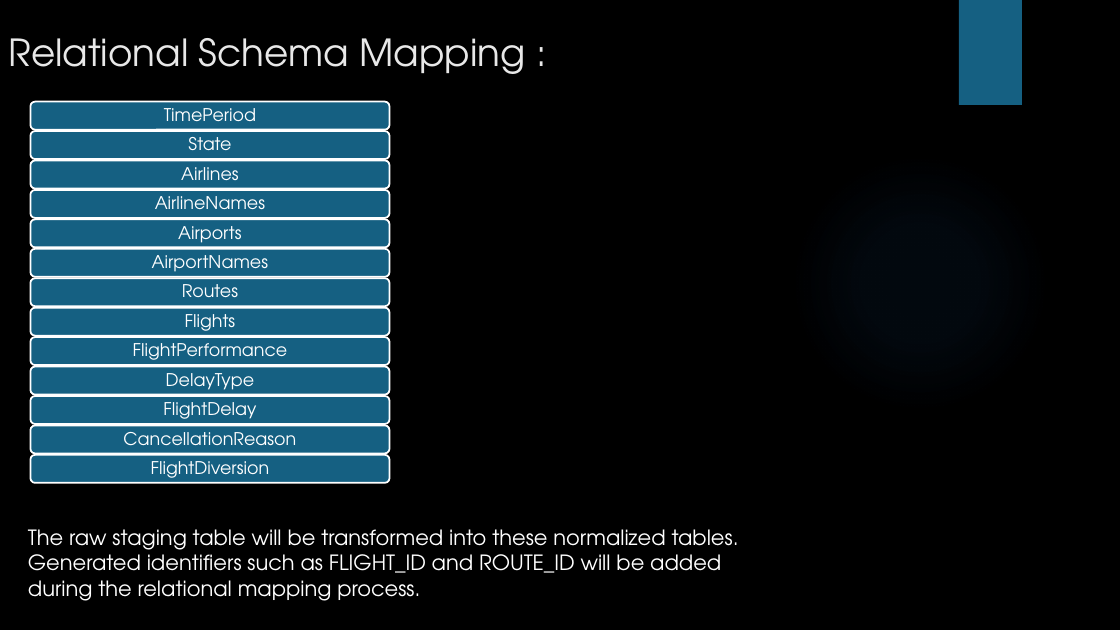
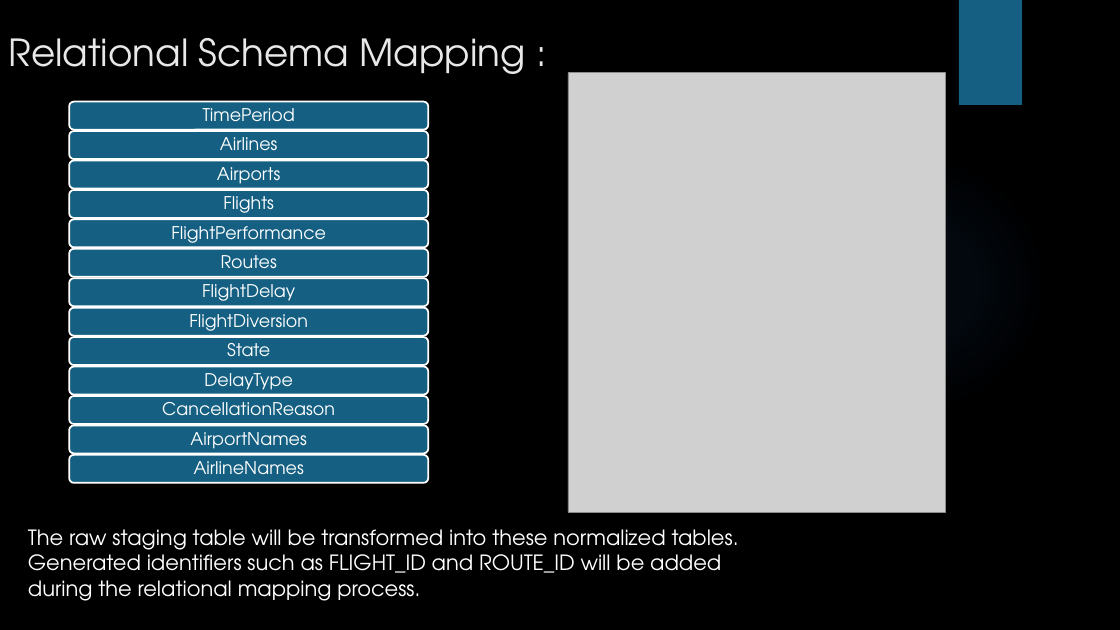
Before and after one commit to CharishmaChandu12/DBMS-Project, a slide deck: slide 9 of Airline Project V2.pptx. Drawn at 1120x630 pixels with LibreOffice and Linux fonts; fonts in the diff are those of the drawing; grey boxes stand for pictures; background and template pictures are left out. Boxes give left, top, right and bottom in pixels: in the first picture for what was removed or moved away, otherwise in the second. Text is boxed around its words. In the diff, an @@ line names an element or a change of style, - is before the commit and + after.

Commit message:
Airline Project V2.1
Added Swathi's query, and Relational schema snapshot

```diff
--- a/Airline Project V2.pptx
+++ b/Airline Project V2.pptx
@@ picture added at [568,73,946,513] @@
@@ text "Airports": place and size @@
-text "Airports" at [178,226,242,247]
+text "Airports" at [217,167,281,188]
@@ text "Flights": place and size @@
-text "Flights" at [185,314,236,331]
+text "Flights" at [223,196,274,213]
@@ text "FlightPerformance": place and size @@
-text "FlightPerformance" at [133,343,288,365]
+text "FlightPerformance" at [171,226,326,247]
@@ text "FlightDelay" rewrapped from [163,402,256,419] to [202,284,295,306] @@
@@ text "FlightDiversion": place and size @@
-text "FlightDiversion" at [151,461,270,478]
+text "FlightDiversion" at [189,314,308,331]
@@ text "State": place and size @@
-text "State" at [188,137,231,159]
+text "State" at [227,343,270,365]
@@ 3 texts: place and size @@
-3 texts at [123,167,296,453]
+3 texts at [162,137,335,416]
@@ text "AirportNames" rewrapped from [152,255,268,272] to [190,432,306,453] @@
@@ 13 rounded rectangles, 2 texts: place and size @@
-13 rounded rectangles, 2 texts at [30,102,389,482]
+13 rounded rectangles, 2 texts at [69,102,428,482]
@@ text "AirlineNames": place and size @@
-text "AirlineNames" at [155,196,265,209]
+text "AirlineNames" at [194,461,304,474]
```
Also in this commit, not shown: 2 other slides changed.
